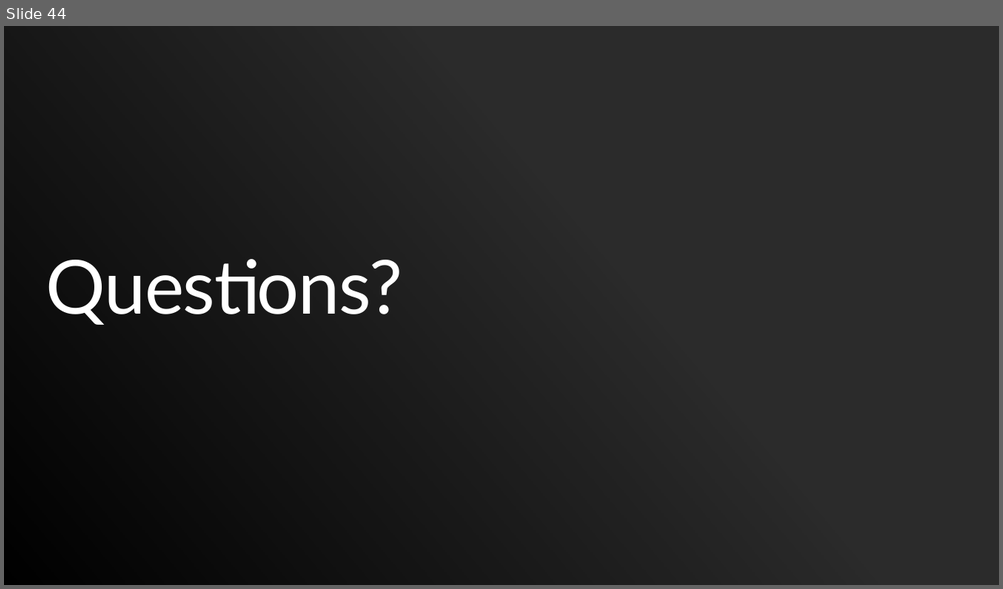
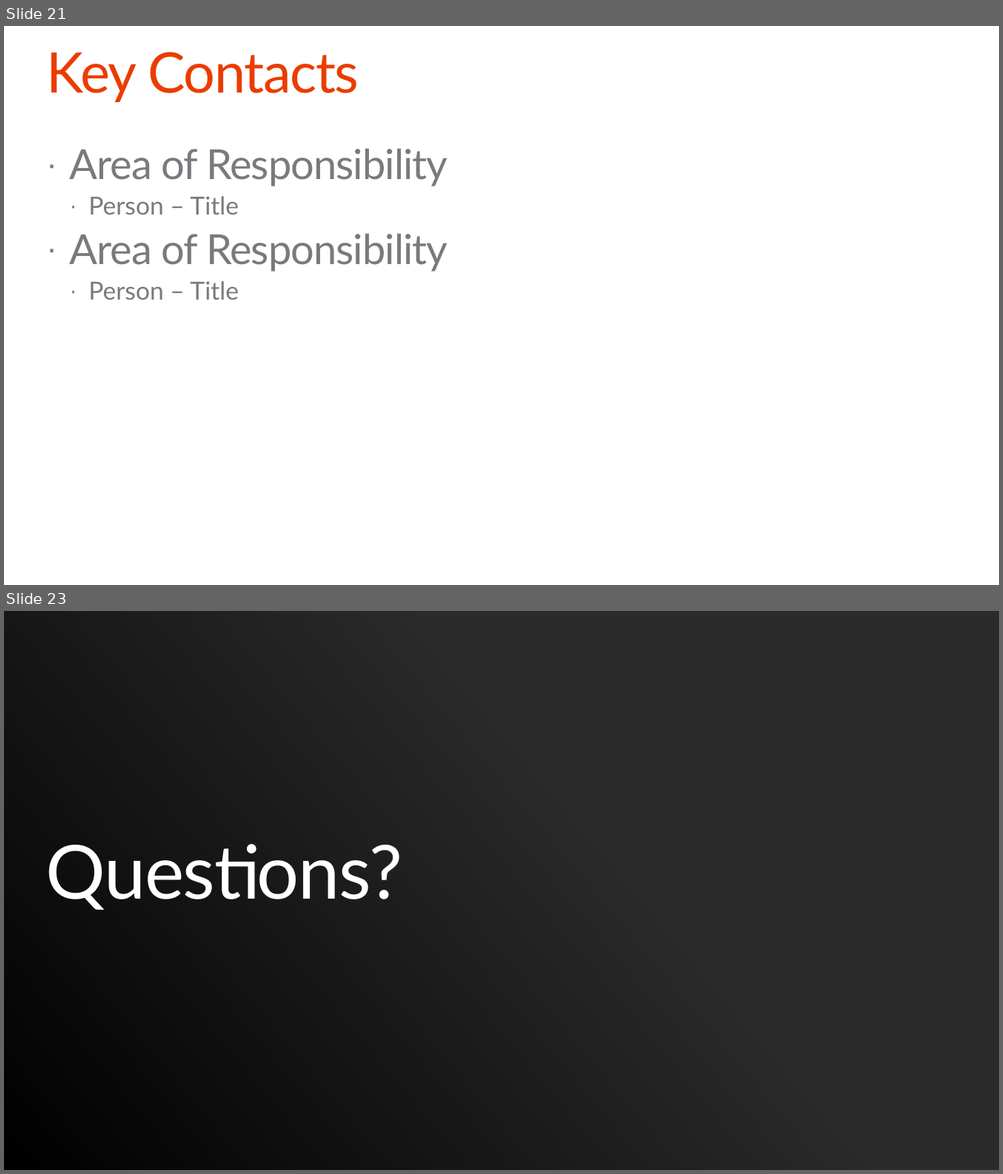
Before and after one commit to SharePoint/PnP-Guidance, a slide deck: PnP Transformation Process/Templates/Solution Design Report Presentation Template.pptx. Shown one above the other, each under a label of ours: slide 44 before the commit, slides 21 and 23 after it; the slides between them are not shown. The pictures are 1003x589 and 1003x1174 pixels, drawn with LibreOffice and Linux fonts; fonts in the diff are those of the drawing; background and template pictures are left out; a plain dark background stands for a picture behind light text. Boxes give left, top, right and bottom in pixels: in the first picture for what was removed or moved away, otherwise in the second. Text is boxed around its words. In the diff, an @@ line names an element or a change of style, - is before the commit and + after.

```diff
--- a/PnP Transformation Process/Templates/Solution Design Report Presentation Template.pptx
+++ b/PnP Transformation Process/Templates/Solution Design Report Presentation Template.pptx
@@ slide 21 added at bbox=[4, 26, 999, 585], background #FFFFFF @@
@@ title added at bbox=[46, 52, 358, 102], 54 pt, text #EB3C00 @@
+Key Contacts
@@ text added at bbox=[70, 149, 447, 300], 40 pt, text #797A7D @@
+· Area of Responsibility
+  · Person – Title
+· Area of Responsibility
+  · Person – Title
@@ what was slide 44 is now slide 23 @@
```
Also in this commit, not shown: 4 slides changed, 17 other slides added, 39 slides removed.
